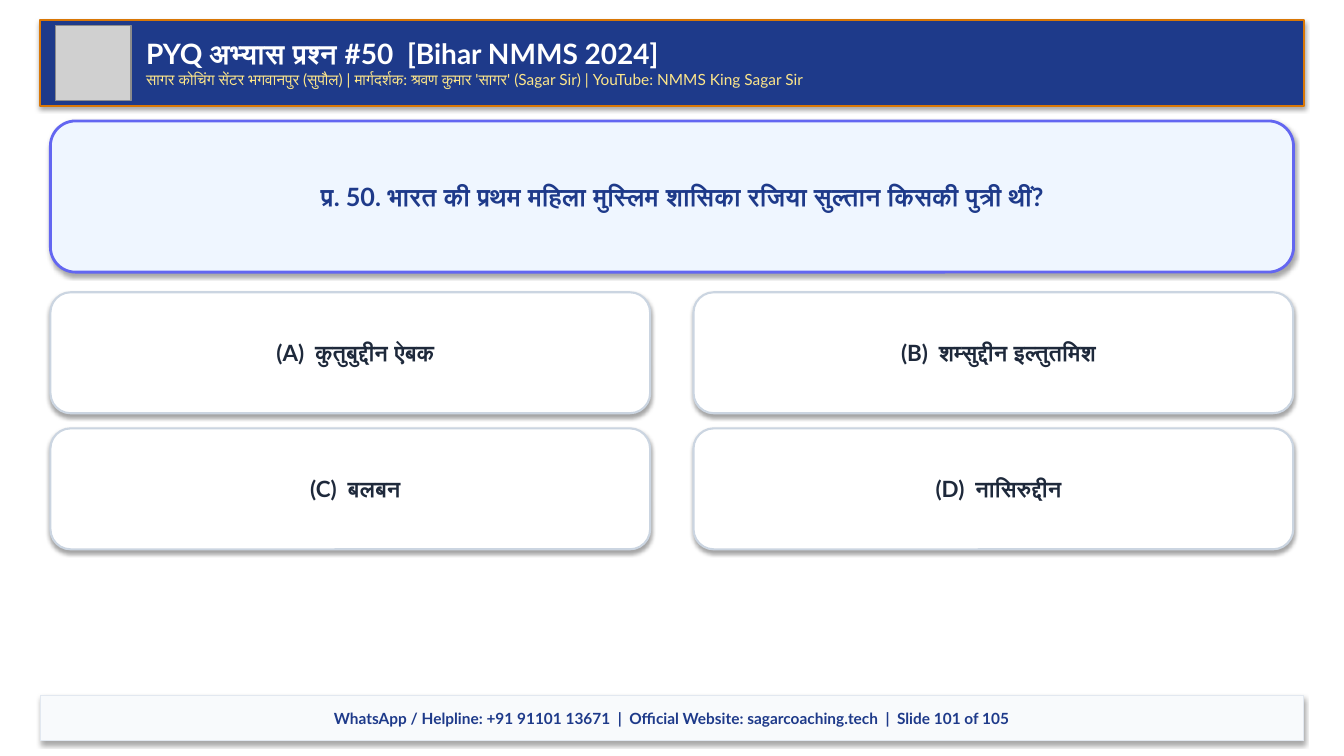
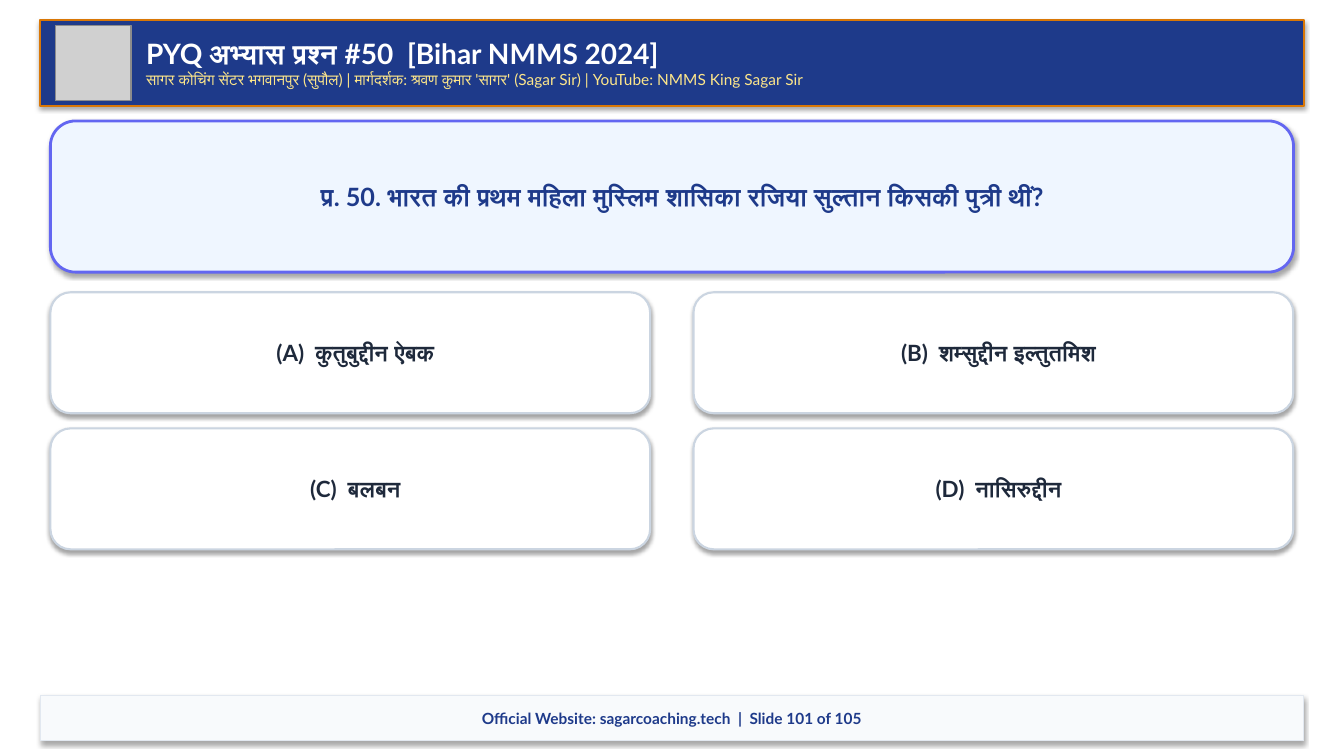
Before and after one commit to Sudhirkr85/nnms, a slide deck: slide 101 of SST_Complete_Course_SagarSir/04_Full_Mock_Tests_महा_अभ्यास/Mock_Test_05.pptx. Drawn at 1344x756 pixels with LibreOffice and Linux fonts; fonts in the diff are those of the drawing; grey boxes stand for pictures. Boxes give left, top, right and bottom in pixels: in the first picture for what was removed or moved away, otherwise in the second. Text is boxed around its words. In the diff, an @@ line names an element or a change of style, - is before the commit and + after.

```diff
--- a/SST_Complete_Course_SagarSir/04_Full_Mock_Tests_महा_अभ्यास/Mock_Test_05.pptx
+++ b/SST_Complete_Course_SagarSir/04_Full_Mock_Tests_महा_अभ्यास/Mock_Test_05.pptx
@@ text in rectangle at [482,712,862,727]: text changed @@
-WhatsApp / Helpline: +91 91101 13671 | Official Website: sagarcoaching.tech | Slide 101 of 105
+Official Website: sagarcoaching.tech | Slide 101 of 105
```
Also in this commit, not shown: 104 other slides changed, 53 other files.
